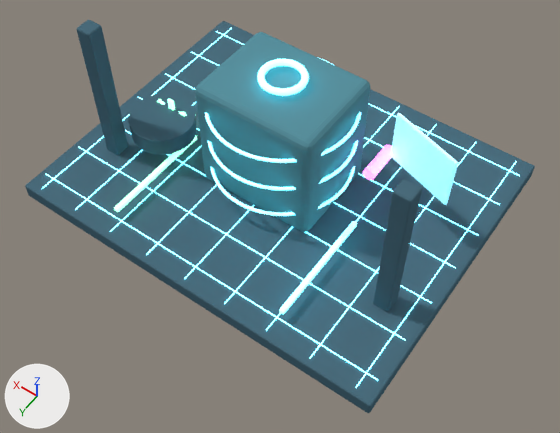
The Blender file amx-air-hubs/assets/blender/amx-digital-twin.blend: old version first, new version second.
Both versions are drawn from a 50 mm lens placed at (-6.48, 9.17, 12.89), pointed at (-0.8, 1.21, 0.39). Every picture has the same lights, and +X, +Y and +Z are marked at lower left. The older version comes first.
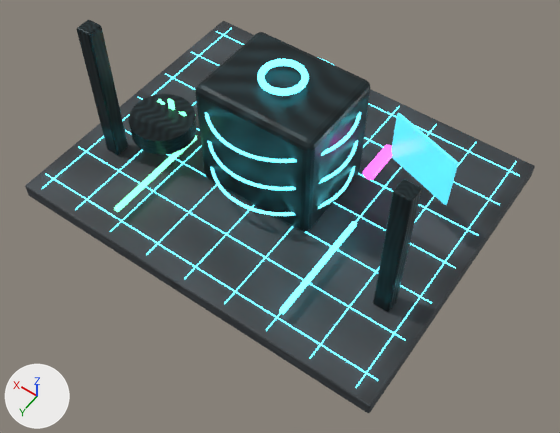
Pixel boxes [x1, y1, x2, y2] of what changed, in the pictures (560 x 433 px):
'Twin_Floor', surface changed, recoloured (dark blue to grey): [25, 21, 535, 413] in both
'Twin_Asset_Core', surface changed (darker): [195, 32, 370, 232] in both
'Twin_Structure_-3.5', surface changed (darker): [373, 179, 422, 312] in both
'Actuator_Cooling', surface changed (darker): [129, 94, 197, 154] in both
'Screen_Twin', recoloured: [391, 113, 458, 205] in both
'Twin_Structure_3.5', surface changed (darker): [77, 20, 128, 155] in both
'Sensor_Energy', recoloured (white to cyan): [257, 59, 309, 96] in both
'Pipe_Cooling_B', recoloured: [279, 221, 357, 314] in both
'Core_Energy_Ring_2.15', recoloured: [205, 58, 361, 163] in both
'Pipe_Cooling_A', recoloured: [114, 135, 197, 212] in both
'Core_Energy_Ring_1.35', recoloured: [208, 140, 358, 190] in both
'Core_Energy_Ring_0.55', recoloured: [210, 166, 355, 216] in both
'Floor_Line_Z_-3', recoloured: [45, 174, 378, 381] in both
'Floor_Line_Z_-2', recoloured: [78, 146, 406, 341] in both
'Sensor_Temperature', recoloured: [363, 145, 392, 180] in both
'Floor_Line_X_-4', recoloured: [356, 161, 517, 388] in both
'Floor_Line_X_-3', recoloured: [310, 142, 476, 359] in both
'Floor_Line_X_4', recoloured: [42, 28, 232, 189] in both
'Floor_Line_Z_3', recoloured: [216, 31, 520, 176] in both
'Floor_Line_Z_-1', recoloured: [125, 130, 432, 304] in both
'Floor_Line_X_-1', recoloured: [224, 106, 400, 304] in both
'Floor_Line_Z_1', recoloured: [165, 73, 479, 236] in both
'Floor_Line_Z_0', recoloured: [138, 97, 456, 269] in both
'Floor_Line_X_2', recoloured: [110, 146, 201, 232] in both
'Floor_Line_X_1', recoloured: [146, 184, 217, 255] in both
'Floor_Line_X_-2', recoloured: [266, 124, 437, 331] in both
'Floor_Line_X_0', recoloured: [184, 205, 255, 279] in both
'Floor_Line_Z_2', recoloured: [191, 52, 500, 205] in both
'Floor_Line_X_3', recoloured: [75, 102, 196, 210] in both
'Cooling_Blade_180', recoloured: [168, 99, 174, 110] in both
'Cooling_Blade_120', recoloured: [158, 99, 165, 105] in both
'Cooling_Blade_0', recoloured: [168, 100, 175, 110] in both
'Cooling_Blade_240', recoloured: [179, 112, 187, 116] in both

The change, as a diff of the scene's bpy script:
```diff
--- a/amx-air-hubs/assets/blender/amx-digital-twin.blend.py
+++ b/amx-air-hubs/assets/blender/amx-digital-twin.blend.py
@@ img_concrete_roughness @@
+img_concrete_roughness = load_image('concrete-roughness', '../../public/textures/generated/concrete-roughness.png', 256, 256, 'Non-Color')
@@ img_concrete_normal @@
+img_concrete_normal = load_image('concrete-normal', '../../public/textures/generated/concrete-normal.png', 256, 256, 'Non-Color')
@@ img_concrete_basecolor @@
+img_concrete_basecolor = load_image('concrete-basecolor', '../../public/textures/generated/concrete-basecolor.png', 256, 256, 'sRGB')
@@ img_metal_basecolor @@
+img_metal_basecolor = load_image('metal-basecolor', '../../public/textures/generated/metal-basecolor.png', 256, 256, 'sRGB')
@@ img_metal_normal @@
+img_metal_normal = load_image('metal-normal', '../../public/textures/generated/metal-normal.png', 256, 256, 'Non-Color')
@@ img_metal_roughness @@
+img_metal_roughness = load_image('metal-roughness', '../../public/textures/generated/metal-roughness.png', 256, 256, 'Non-Color')
@@ mat_amx_darkmetal @@
 mat_amx_darkmetal = bpy.data.materials.new('AMX_DarkMetal')
-# nodes: BsdfDiffuse, OutputMaterial
-# colours: dark blue #4b6c7c
+# nodes: BsdfPrincipled, NormalMap, OutputMaterial, TexImage x3
+# uses the picture img_metal_basecolor
+# uses the picture img_metal_normal
+# uses the picture img_metal_roughness
@@ mat_amx_cyan @@
 mat_amx_cyan = principled_material('AMX_Cyan')
-mat_amx_cyan.base_color = (0.8, 0.8, 0.8)  # white #e7e7e7
+mat_amx_cyan.base_color = (0.02, 0.5, 0.72)  # cyan #27bcdd
 mat_amx_cyan.emission_color = (0.12, 0.85, 1.0)  # cyan #61edff
@@ mat_amx_panel @@
 mat_amx_panel = bpy.data.materials.new('AMX_Panel')
-# nodes: BsdfDiffuse, OutputMaterial
-# colours: cyan #59909e
+# nodes: BsdfPrincipled, NormalMap, OutputMaterial, TexImage x3
+# uses the picture img_metal_basecolor
+# uses the picture img_metal_normal
+# uses the picture img_metal_roughness
@@ mat_amx_glass @@
 mat_amx_glass = principled_material('AMX_Glass')
-mat_amx_glass.base_color = (0.8, 0.8, 0.8)  # white #e7e7e7
+mat_amx_glass.base_color = (0.1, 0.34, 0.42)  # cyan #599ead
 mat_amx_glass.emission_color = (0.08, 0.65, 0.8)  # cyan #50d3e7
@@ mat_amx_magenta @@
 mat_amx_magenta = principled_material('AMX_Magenta')
-mat_amx_magenta.base_color = (0.8, 0.8, 0.8)  # white #e7e7e7
+mat_amx_magenta.base_color = (0.45, 0.03, 0.55)  # pink #b330c4
 mat_amx_magenta.emission_color = (1.0, 0.1, 0.85)  # pink #ff59ed
@@ mat_amx_green @@
 mat_amx_green = principled_material('AMX_Green')
-mat_amx_green.base_color = (0.8, 0.8, 0.8)  # white #e7e7e7
+mat_amx_green.base_color = (0.02, 0.34, 0.18)  # green #279e76
 mat_amx_green.emission_color = (0.2, 1.0, 0.52)  # green #7cffbf
@@ mat_amx_concretefloor @@
+mat_amx_concretefloor = bpy.data.materials.new('AMX_ConcreteFloor')
+# uses the picture img_concrete_basecolor
+# uses the picture img_concrete_normal
+# uses the picture img_concrete_roughness
@@ me_cube_001 @@
 me_cube_001.from_pydata(...)  # 8 vertices, 6 faces; spans x -4.4..4.4, y -0.18..0.18, z -3.5..3.5
-me_cube_001.materials.append(mat_amx_darkmetal)  # dark blue #4b6c7c
+me_cube_001.materials.append(mat_amx_concretefloor)
```
